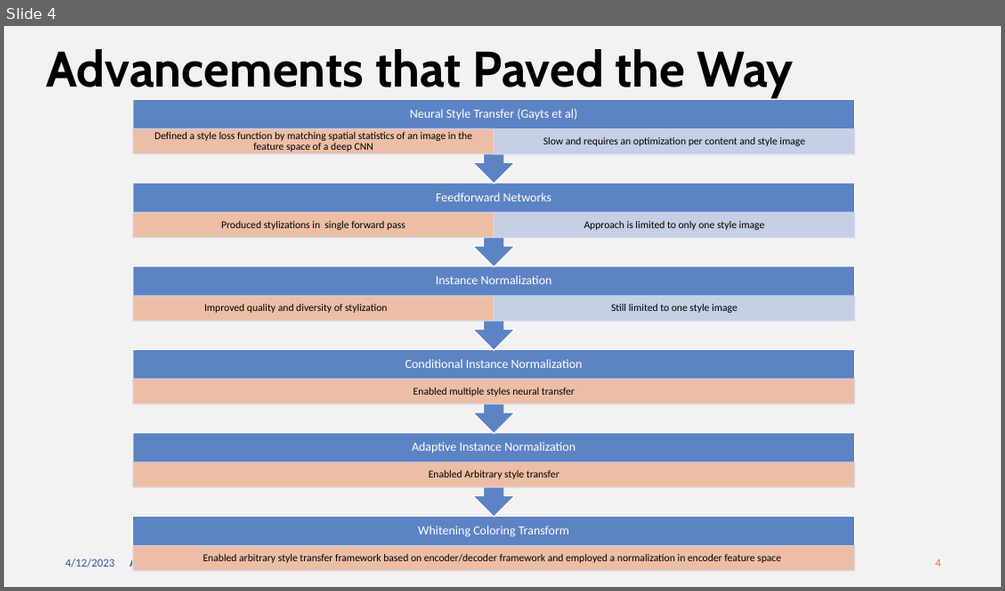
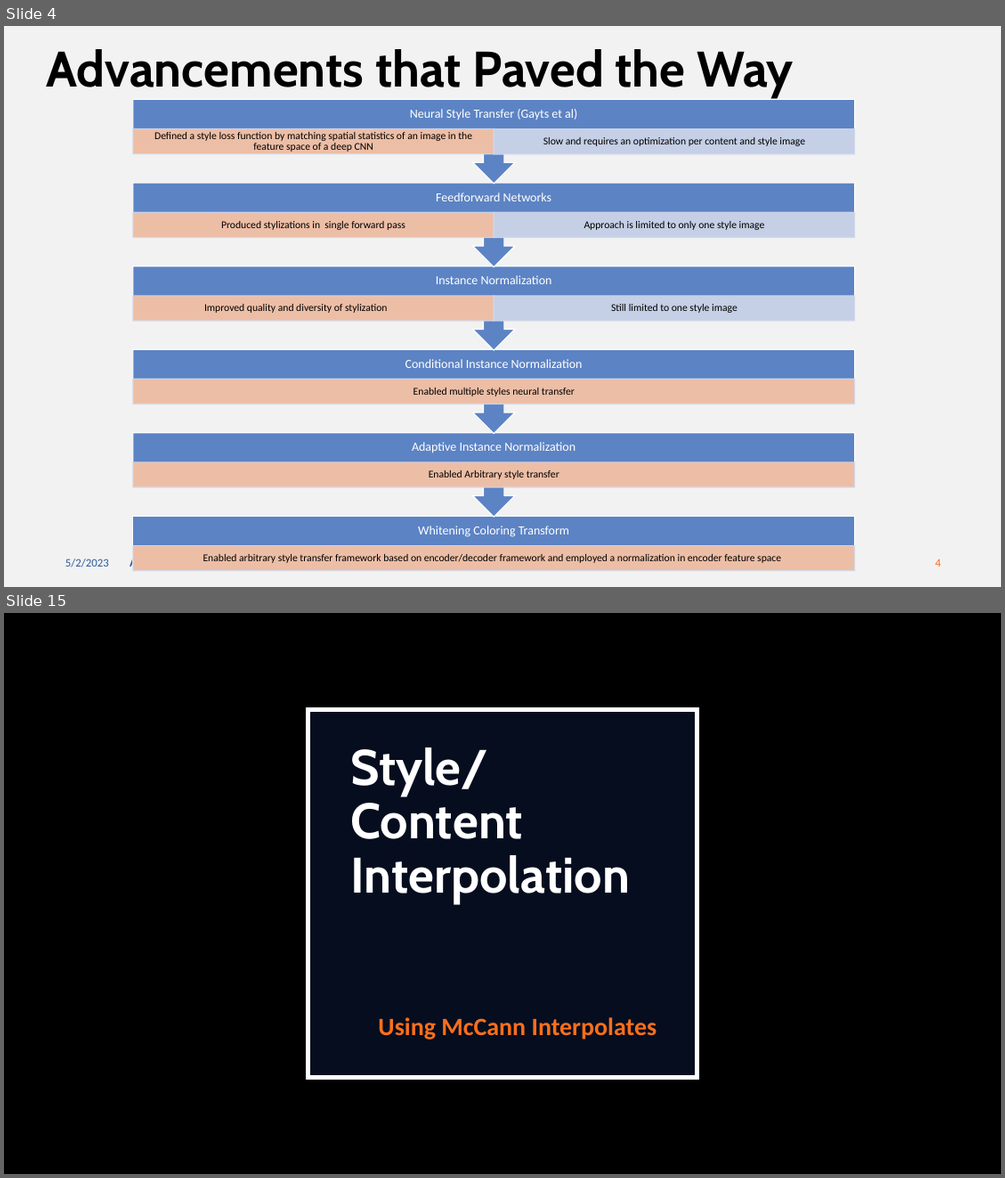
Before and after one commit to dominiquemcdonald14/McDonald_Thesis2023, a slide deck: mcdonald_materials/Wasserstein_Style­_Transfer_Presentation.pptx. Shown one above the other, each under a label of ours: slide 4 before the commit, slides 4 and 15 after it; the slides between them are not shown. The pictures are 1005x591 and 1005x1178 pixels, drawn with LibreOffice and Linux fonts; fonts in the diff are those of the drawing. Boxes give left, top, right and bottom in pixels: in the first picture for what was removed or moved away, otherwise in the second. Text is boxed around its words. In the diff, an @@ line names an element or a change of style, - is before the commit and + after.

```diff
--- a/mcdonald_materials/Wasserstein_Style­_Transfer_Presentation.pptx
+++ b/mcdonald_materials/Wasserstein_Style­_Transfer_Presentation.pptx
@@ slide 15 added at (4, 613, 1001, 1174), background #000000 @@
@@ rectangle added at (308, 709, 697, 1078), fill #11224E at 40% opacity, outline #FFFFFF 4.75 pt @@
@@ title added at (350, 747, 630, 903), 48 pt, text #FFFFFF, bold @@
+Style/Content Interpolation
@@ text added at (378, 1017, 657, 1039), 24 pt, text #FA6F1A, bold @@
+Using McCann Interpolates
@@ slide 4 changed as well @@
@@ text at (65, 558, 109, 567): text changed @@
-4/12/2023
+5/2/2023
```
Also in this commit, not shown: 2 other slides changed, 13 other slides added, 26 other files.
